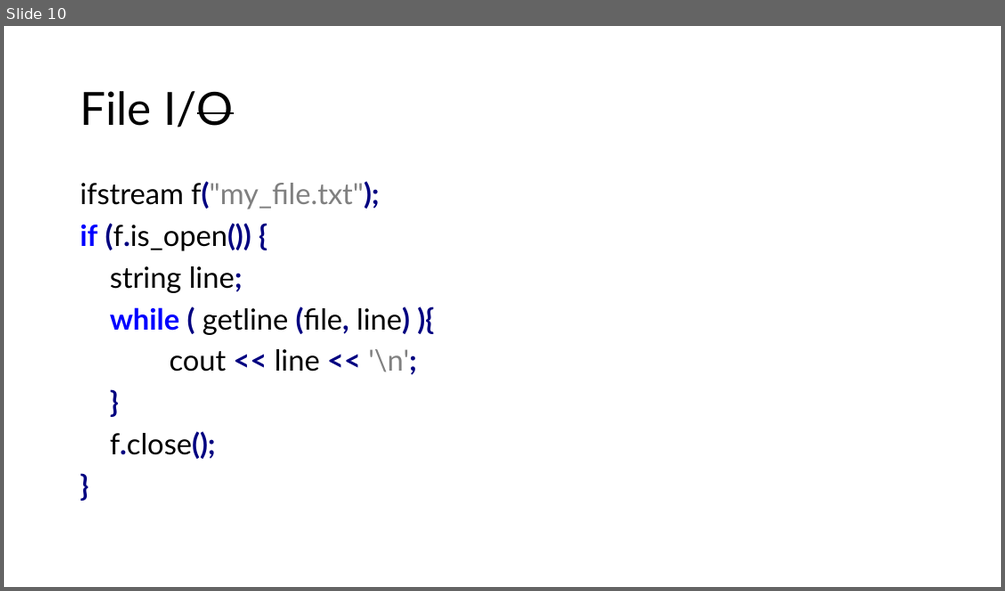
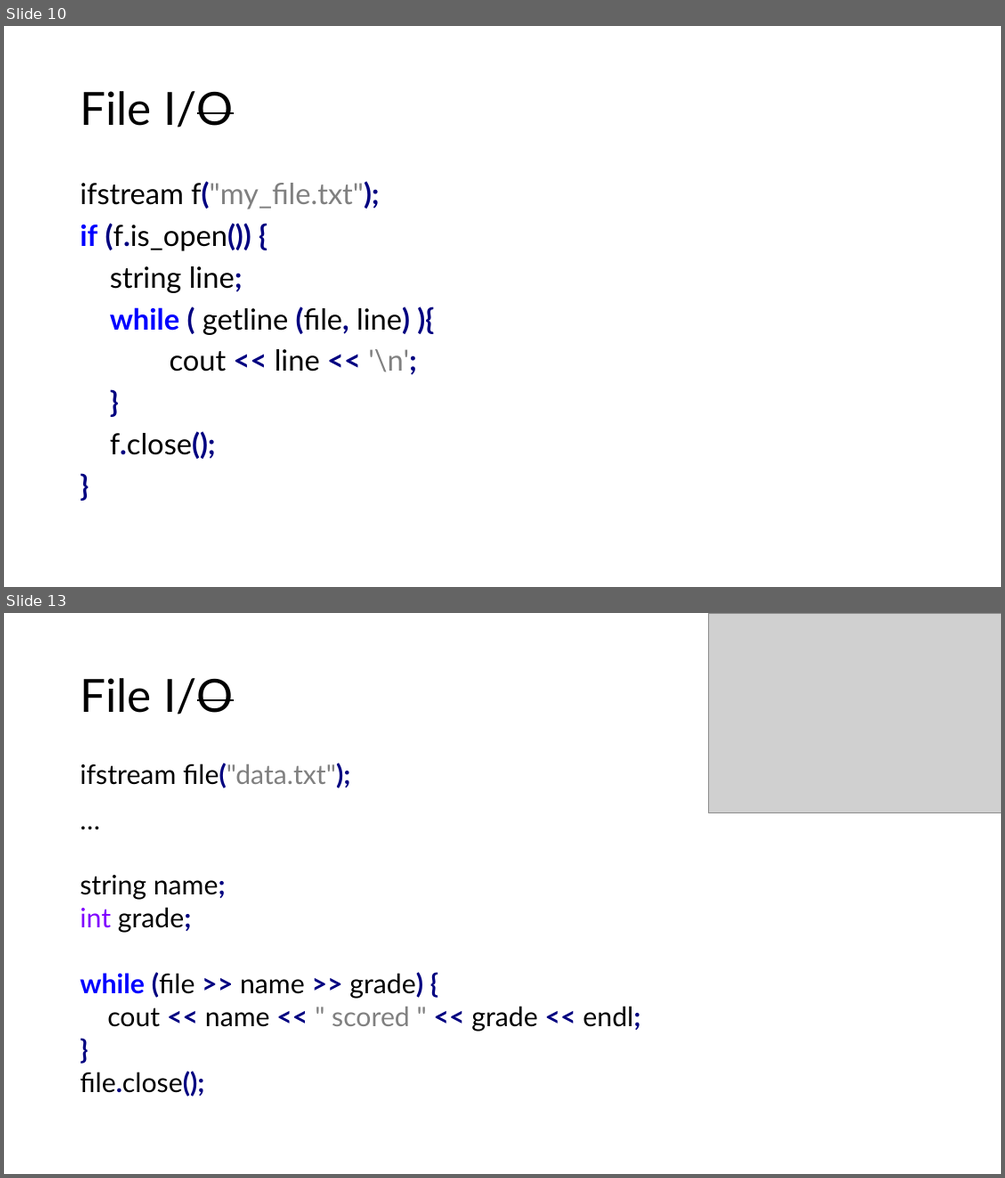
Before and after one commit to HU-TI-DEV/TI-S2, a slide deck: slides/S2_FileIO.pptx. Shown one above the other, each under a label of ours: slide 10 before the commit, slides 10 and 13 after it; the slides between them are not shown. The pictures are 1005x591 and 1005x1178 pixels, drawn with LibreOffice and Linux fonts; fonts in the diff are those of the drawing; grey boxes stand for pictures. Boxes give left, top, right and bottom in pixels: in the first picture for what was removed or moved away, otherwise in the second. Text is boxed around its words. In the diff, an @@ line names an element or a change of style, - is before the commit and + after.

```diff
--- a/slides/S2_FileIO.pptx
+++ b/slides/S2_FileIO.pptx
@@ slide 13 added at (x1=4, y1=613, x2=1001, y2=1174), background #FFFFFF @@
@@ picture added at (x1=708, y1=613, x2=1001, y2=812) @@
@@ title added at (x1=80, y1=678, x2=234, y2=714), 44 pt, text #000000 @@
+File I/O
@@ text added at (x1=80, y1=763, x2=640, y2=1096), 25.9 pt, text #000000 @@
+ifstream file("data.txt");
+…
+string name;
+int grade;
+while (file >> name >> grade) {
+cout << name << " scored " << grade << endl;
+}
+file.close();
```
Also in this commit, not shown: 1 slide changed, 2 other slides added.
